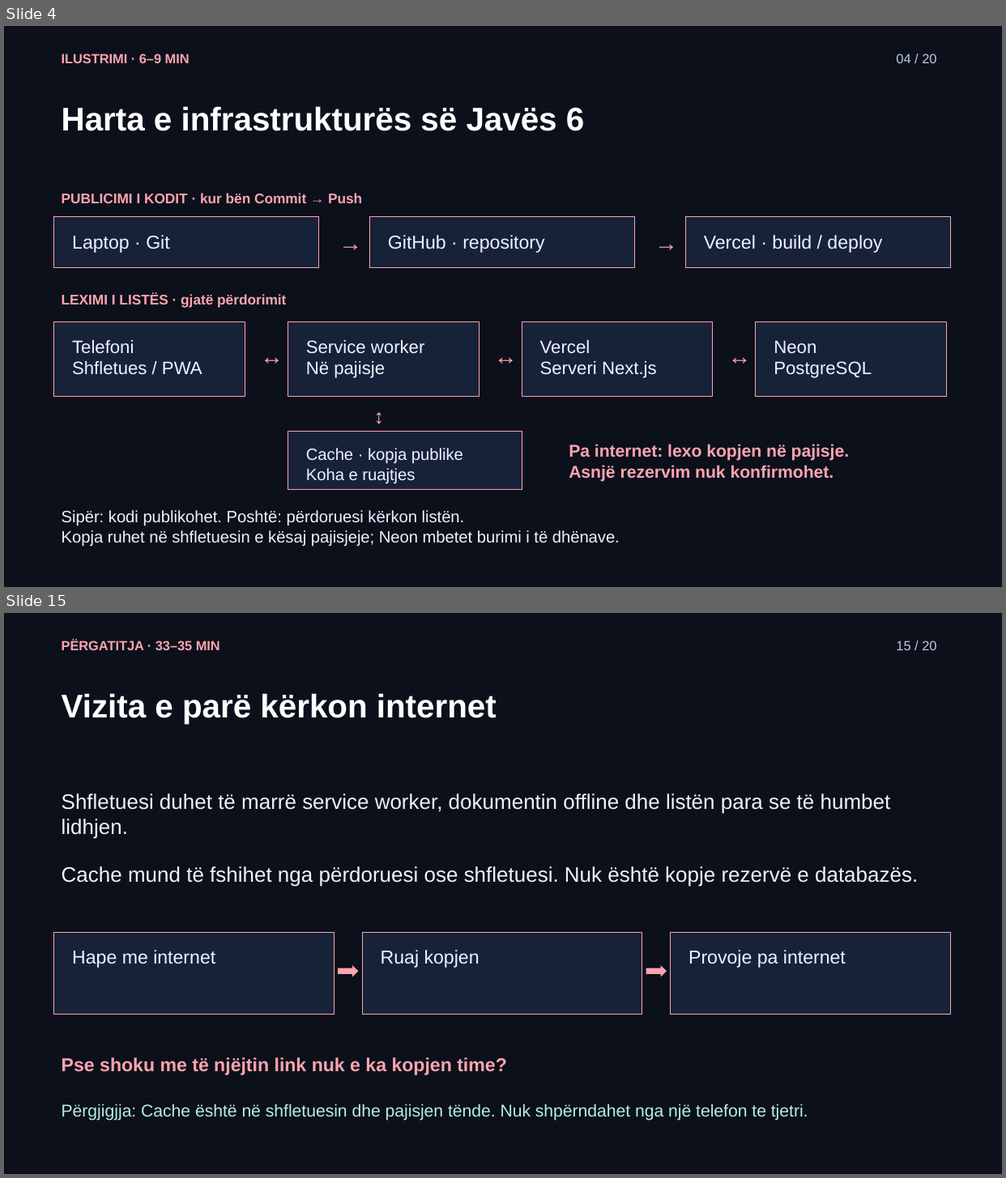
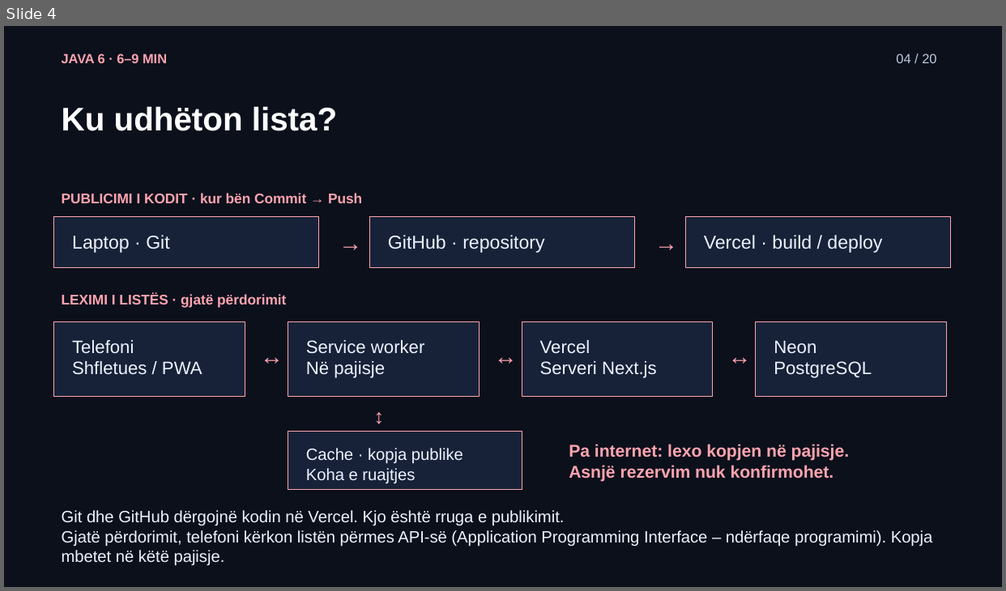
Before and after one commit to arbenl/arbenl.github.io, a slide deck: lendet/2026-2027/mobile/lectures/ligjerata-06-pwa-offline-rideshare-2026.pptx. Shown one above the other, each under a label of ours: slides 4 and 15 before the commit, slide 4 after it; the slides between them are not shown. The pictures are 1006x1178 and 1006x591 pixels, drawn with LibreOffice and Linux fonts; fonts in the diff are those of the drawing. Boxes give left, top, right and bottom in pixels: in the first picture for what was removed or moved away, otherwise in the second. Text is boxed around its words. In the diff, an @@ line names an element or a change of style, - is before the commit and + after.

```diff
--- a/lendet/2026-2027/mobile/lectures/ligjerata-06-pwa-offline-rideshare-2026.pptx
+++ b/lendet/2026-2027/mobile/lectures/ligjerata-06-pwa-offline-rideshare-2026.pptx
@@ slide 15 removed at bbox=[4, 613, 1002, 1174], background #0B101B @@
@@ text removed at bbox=[62, 640, 220, 650] @@
-PËRGATITJA · 33–35 MIN
@@ text removed at bbox=[896, 641, 936, 650] @@
-15 / 20
@@ text removed at bbox=[62, 693, 496, 724] @@
-Vizita e parë kërkon internet
@@ text removed at bbox=[62, 794, 918, 887] @@
-Shfletuesi duhet të marrë service worker, dokumentin offline dhe listën para se të humbet lidhjen.
-Cache mund të fshihet nga përdoruesi ose shfletuesi. Nuk është kopje rezervë e databazës.
@@ rectangle removed at bbox=[54, 933, 334, 1014] @@
@@ text removed at bbox=[72, 950, 215, 968] @@
-Hape me internet
@@ rectangle removed at bbox=[362, 933, 641, 1014] @@
@@ text removed at bbox=[381, 950, 479, 968] @@
-Ruaj kopjen
@@ rectangle removed at bbox=[671, 933, 950, 1014] @@
@@ text removed at bbox=[688, 950, 846, 968] @@
-Provoje pa internet
@@ right arrow removed at bbox=[338, 965, 358, 977] @@
@@ right arrow removed at bbox=[646, 965, 667, 977] @@
@@ text removed at bbox=[62, 1058, 507, 1076] @@
-Pse shoku me të njëjtin link nuk e ka kopjen time?
@@ text removed at bbox=[62, 1104, 808, 1121] @@
-Përgjigjja: Cache është në shfletuesin dhe pajisjen tënde. Nuk shpërndahet nga një telefon te tjetri.
@@ slide 4 changed as well @@
@@ text at bbox=[62, 54, 167, 63]: text changed @@
-ILUSTRIMI · 6–9 MIN
+JAVA 6 · 6–9 MIN
@@ text at bbox=[62, 106, 337, 131]: text changed @@
-Harta e infrastrukturës së Javës 6
+Ku udhëton lista?
@@ text at bbox=[62, 510, 933, 566]: text changed @@
-Sipër: kodi publikohet. Poshtë: përdoruesi kërkon listën.
-Kopja ruhet në shfletuesin e kësaj pajisjeje; Neon mbetet burimi i të dhënave.
+Git dhe GitHub dërgojnë kodin në Vercel. Kjo është rruga e publikimit.
+Gjatë përdorimit, telefoni kërkon listën përmes API-së (Application Programming Interface – ndërfaqe programimi). Kopja mbetet në këtë pajisje.
```
Also in this commit, not shown: 4 other slides changed, 15 slides added, 14 other slides removed, 42 other files.
